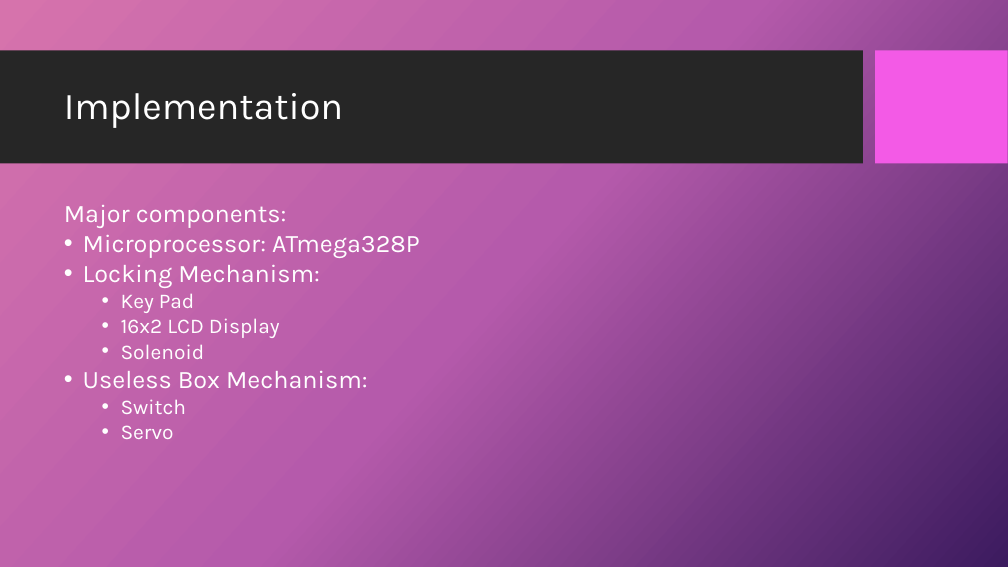
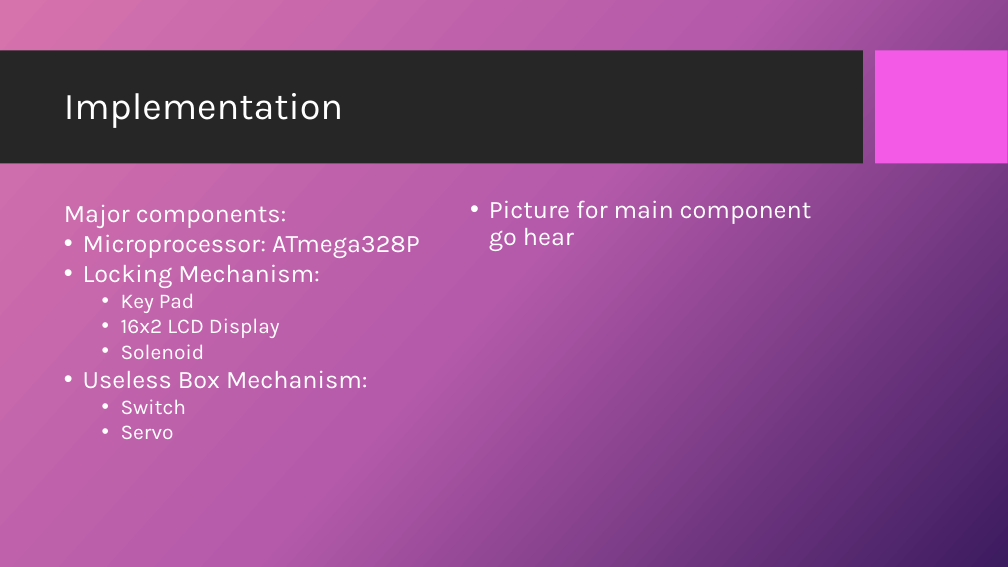
Before and after one commit to dandz12/ECE411-Practicum-Project, a slide deck: slide 12 of ECE411 - Final Presentation.pptx (slide 13 before the commit). Drawn at 1008x567 pixels with LibreOffice and Linux fonts; fonts in the diff are those of the drawing; background and template pictures are left out. Boxes give left, top, right and bottom in pixels: in the first picture for what was removed or moved away, otherwise in the second. Text is boxed around its words. In the diff, an @@ line names an element or a change of style, - is before the commit and + after.

```diff
--- a/ECE411 - Final Presentation.pptx
+++ b/ECE411 - Final Presentation.pptx
@@ text added at box(489, 200, 812, 251), 24 pt, text #FFFFFF @@
+• Picture for main component go hear
```
Also in this commit, not shown: 13 other slides changed, 6 slides added, 5 slides removed, 1 other file.
